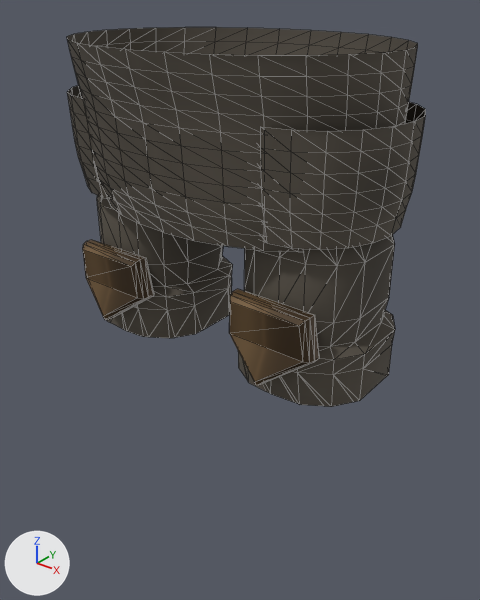
One commit to the glTF model src/assets/models/wardrobe/classes/modular/traje_guerrero_ambar_legs.glb: the scene before it, then after it.
Before and after are seen from a 50 mm camera at (0.671, -0.821, 0.817) aimed at (0.034, -0.025, 0.323). Every picture has the same lights, and +X, +Y and +Z are marked at lower left. The picture after the commit comes second. Mesh edges are drawn as thin lines.

Objects in the first picture: 'suit-foundation', 'suit-trousers-l', 'suit-trousers-r'.
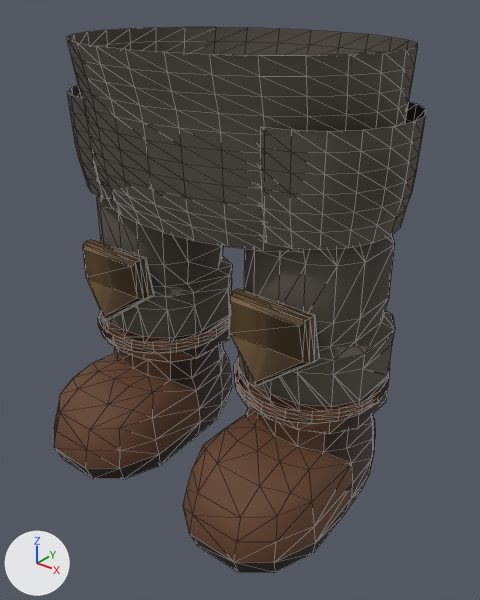
Location of each change, [x1, y1, x2, y2] in pixels of the pictures (480 x 600 px):
'medieval-leg-l', added (brown)
    after: [183, 369, 389, 573]
    faces in mat_leather: [183, 369, 355, 563]
    faces in mat_darkleather: [246, 375, 389, 497]
    faces in mat_sole: [190, 475, 369, 573]
'medieval-leg-r', added
    after: [54, 313, 232, 479]
    faces in mat_leather: [54, 320, 200, 469]
    faces in mat_darkleather: [170, 313, 232, 422]
    faces in mat_sole: [55, 388, 232, 479]
'suit-boot-trim-l', added (brown)
    after: [234, 357, 390, 424]
'suit-boot-trim-r', added (brown)
    after: [98, 311, 230, 354]

The change, as a diff of the scene's bpy script:
```diff
--- a/src/assets/models/wardrobe/classes/modular/traje_guerrero_ambar_legs.glb.py
+++ b/src/assets/models/wardrobe/classes/modular/traje_guerrero_ambar_legs.glb.py
@@ img_leather_painted_atlas @@
+img_leather_painted_atlas = load_image('leather painted atlas', '_unpacked/leather_painted_atlas', 512, 512, 'sRGB')
@@ img_leather_surface @@
+img_leather_surface = load_image('leather surface', '_unpacked/leather_surface', 128, 128, 'Non-Color')
@@ img_leather_seams_and_folds @@
+img_leather_seams_and_folds = load_image('leather seams and folds', '_unpacked/leather_seams_and_folds', 256, 256, 'Non-Color')
@@ mat_leather @@
+mat_leather = bpy.data.materials.new('leather')
+# colours: brown #754d33
+# uses the picture img_leather_painted_atlas
+# uses the picture img_leather_seams_and_folds
+# uses the picture img_leather_surface
@@ mat_sole @@
+mat_sole = bpy.data.materials.new('sole')
+# colours: brown #302821
+# uses the picture img_leather_painted_atlas
+# uses the picture img_leather_seams_and_folds
+# uses the picture img_leather_surface
@@ mat_darkleather @@
+mat_darkleather = bpy.data.materials.new('darkLeather')
+# colours: brown #422e24
+# uses the picture img_leather_painted_atlas
+# uses the picture img_leather_seams_and_folds
+# uses the picture img_leather_surface
@@ me_suit_boot_trim_r @@
+me_suit_boot_trim_r.from_pydata(...)  # 100 vertices, 160 faces; spans x -0.295..-0.041, y -0.139..0.139, z 0.205..0.234
+me_suit_boot_trim_r.materials.append(mat_leather)
@@ me_medieval_leg_r @@
+me_medieval_leg_r.from_pydata(...)  # 149 vertices, 268 faces; spans x -0.288..-0.049, y -0.264..0.131, z 0.0..0.235
+# faces by material slot: [40, 130, 98]
+me_medieval_leg_r.materials.append(mat_sole)
+me_medieval_leg_r.materials.append(mat_darkleather)
+me_medieval_leg_r.materials.append(mat_leather)
@@ me_suit_boot_trim_l @@
+me_suit_boot_trim_l.from_pydata(...)  # 100 vertices, 160 faces; spans x 0.041..0.295, y -0.139..0.139, z 0.205..0.234
+me_suit_boot_trim_l.materials.append(mat_leather)
@@ me_medieval_leg_l @@
+me_medieval_leg_l.from_pydata(...)  # 149 vertices, 268 faces; spans x 0.049..0.288, y -0.264..0.131, z 0.0..0.235
+# faces by material slot: [40, 130, 98]
+me_medieval_leg_l.materials.append(mat_sole)
+me_medieval_leg_l.materials.append(mat_darkleather)
+me_medieval_leg_l.materials.append(mat_leather)
@@ ob_suit_boot_trim_r @@
+ob_suit_boot_trim_r = bpy.data.objects.new('suit-boot-trim-r', me_suit_boot_trim_r)
+ob_suit_boot_trim_r.location = (0.0, 0.0, 0.0)
@@ ob_medieval_leg_r @@
+ob_medieval_leg_r = bpy.data.objects.new('medieval-leg-r', me_medieval_leg_r)
+ob_medieval_leg_r.location = (0.0, 0.0, 0.0)
@@ ob_suit_boot_trim_l @@
+ob_suit_boot_trim_l = bpy.data.objects.new('suit-boot-trim-l', me_suit_boot_trim_l)
+ob_suit_boot_trim_l.location = (0.0, 0.0, 0.0)
@@ ob_medieval_leg_l @@
+ob_medieval_leg_l = bpy.data.objects.new('medieval-leg-l', me_medieval_leg_l)
+ob_medieval_leg_l.location = (0.0, 0.0, 0.0)
```
